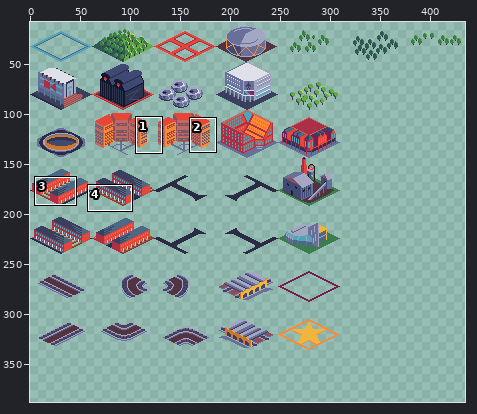
Edited in one commit: pixel-art file (Buildings.aseprite). The picture above shows the old version from afar; the outline marks the close-up.
Close-up. Before the commit:
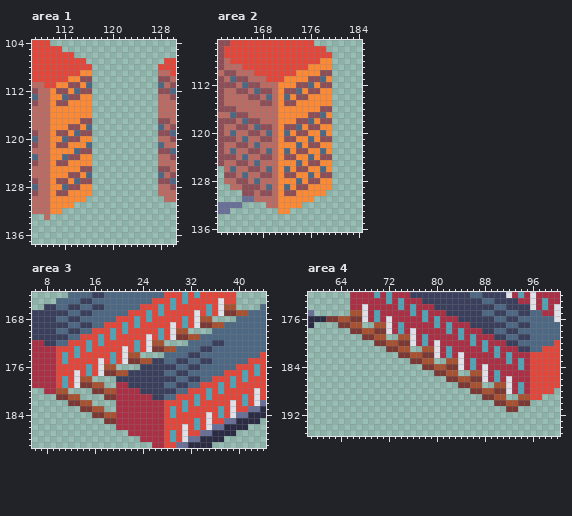
558x432 pixels, 1 frame. Shown: area 1: x 107..130, y 104..137; area 2: x 161..184, y 105..136; area 3: x 6..44, y 164..189; area 4: x 59..100, y 172..195. The wide view leaves out empty margins. The commit also changed other parts of the picture, which this record leaves out.
And afterwards:
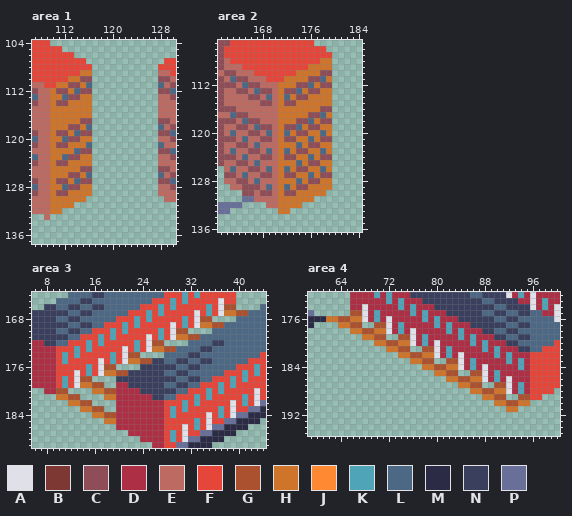
Palette (. is transparent): A #dfe0e8  B #7d3833  C #8f4d57  D #ad2f45  E #bd6a62  F #e64539  G #ab5130  H #cf752b  J #ff8933  K #4fa4b8  L #4c6885  M #2b2b45  N #3a3f5e  P #686f99
Change:
--- area 1, layer "Buildings"
@@ x 108..118 @@
 108 FFFFFFFFF..
-109 FFFFFFFJJ..
-110 FFFFFJJCC..
-111 EFFJJCCJL..
-112 EEJCCJLCC..
-113 EEJJLCCJJ..
-114 EEJCCJJJJ..
-115 EEJJJJJJJ..
-116 EEJJJJJJJ..
-117 EEJJJJJCC..
-118 EEJJJCCJL..
-119 EEJCCJLCC..
-120 EEJJLCCJJ..
-121 EEJCCJJJL..
-122 EEJJJJLCC..
-123 EEJJLCCJJ..
-124 EEJCCJJJJ..
-125 EEJJJJJCC..
-126 EEJJJCCJL..
-127 EEJCCJLCC..
-128 EEJJLCCJJ..
-129 EEJCCJJJJ..
-130 EEJJJJJJ...
-131 EEJJJJ.....
-132 EEJJ.......
+109 FFFFFFFHH..
+110 FFFFFHHCC..
+111 EFFHHCCHL..
+112 EEHCCHLCC..
+113 EEHHLCCHH..
+114 EEHCCHHHH..
+115 EEHHHHHHH..
+116 EEHHHHHHH..
+117 EEHHHHHCC..
+118 EEHHHCCHL..
+119 EEHCCHLCC..
+120 EEHHLCCHH..
+121 EEHCCHHHL..
+122 EEHHHHLCC..
+123 EEHHLCCHH..
+124 EEHCCHHHH..
+125 EEHHHHHCC..
+126 EEHHHCCHL..
+127 EEHCCHLCC..
+128 EEHHLCCHH..
+129 EEHCCHHHH..
+130 EEHHHHHH...
+131 EEHHHH.....
+132 EEHH.......
 133 .E.........
--- area 2, layer "Buildings"
@@ x 169..181 @@
 107 FFFFFFFFFFF..
-108 FFFFFFFFFJJ..
-109 FFFFFFFJJJJ..
-110 FFFFFJJJJCC..
-111 FFFJJJJCCLJ..
-112 EEJJJCCLJCC..
-113 CEJCCLJCCJJ..
-114 LEJLJCCJJJJ..
-115 CEJCCJJJJJJ..
-116 EEJJJJJJJCC..
-117 EEJJJJJCCLJ..
-118 EEJJJCCLJCC..
-119 CEJCCLJCCJJ..
-120 LEJLJCCJJLJ..
-121 CEJCCJJLJCC..
-122 EEJJJLJCCJJ..
-123 LEJLJCCJJLJ..
-124 CEJCCJJLJCC..
-125 EEJJJLJCCJJ..
-126 LEJLJCCJJLJ..
-127 CEJCCJJLJCC..
-128 EEJJJLJCCJJ..
-129 LEJLJCCJJJJ..
-130 CEJCCJJJJJ...
-131 EEJJJJJJ.....
-132 EEJJJJ.......
-133 ..JJ.........
+108 FFFFFFFFFHH..
+109 FFFFFFFHHHH..
+110 FFFFFHHHHCC..
+111 FFFHHHHCCLH..
+112 EEHHHCCLHCC..
+113 CEHCCLHCCHH..
+114 LEHLHCCHHHH..
+115 CEHCCHHHHHH..
+116 EEHHHHHHHCC..
+117 EEHHHHHCCLH..
+118 EEHHHCCLHCC..
+119 CEHCCLHCCHH..
+120 LEHLHCCHHLH..
+121 CEHCCHHLHCC..
+122 EEHHHLHCCHH..
+123 LEHLHCCHHLH..
+124 CEHCCHHLHCC..
+125 EEHHHLHCCHH..
+126 LEHLHCCHHLH..
+127 CEHCCHHLHCC..
+128 EEHHHLHCCHH..
+129 LEHLHCCHHHH..
+130 CEHCCHHHHH...
+131 EEHHHHHH.....
+132 EEHHHH.......
+133 ..HH.........
 134 .............
--- area 3, layer "Buildings"
@@ x 6..44 @@
 166 ..NNLLNNLLNNLLLLLLFFFKFKFFFFFKFAGG....L
-167 NNNNNNLLNNLLLLLLFFFKFKFFFFFAFKFABBGGLLL
+167 NNNNNNLLNNLLLLLLFFFKFKFFFFFAFKFAHHGGLLL
 168 NNNNLLNNLLLLLLFFFKFKFFFFFKFAGG....LLLLL
-169 NNNNNNLLNNLLFFFKFKFFFFFAFKFABBGGLLLLLLL
+169 NNNNNNLLNNLLFFFKFKFFFFFAFKFAHHGGLLLLLLL
 170 NNNNLLNNLLFFFKFKFFFFFKFAGG....LLLLLLLLL
-171 NNNNNNLLFFFKFKFFFFFAFKFABBGGLLLLLLLLLLL
+171 NNNNNNLLFFFKFKFFFFFAFKFAHHGGLLLLLLLLLLL
 172 DDNNLLFFFKFKFFFFFKFAGG....LLLLNNLLLLLLL
-173 DDDDFFFKFKFFFFFAFKFABBGGLLLLNNLLLLLLLLL
+173 DDDDFFFKFKFFFFFAFKFAHHGGLLLLNNLLLLLLLLL
 174 DDDDFKFKFFFFFKFAGG....LLLLNNLLLLLLLLLLF
-175 DDDDFKFFFFFAFKFABBGGNNLLNNLLNNLLLLLLFFF
+175 DDDDFKFFFFFAFKFAHHGGNNLLNNLLNNLLLLLLFFF
 176 DDDDFFFFFKFAGG....NNNNNNLLNNLLLLLLFFFKF
-177 DDDDFFFAFKFABBGGNNNNNNLLNNLLLLLLFFFKFKF
+177 DDDDFFFAFKFAHHGGNNNNNNLLNNLLLLLLFFFKFKF
 178 DDDDFKFAGG....NNNNNNNNNNLLNNLLFFFKFKFFF
-179 DDDDFKFABBGG..DDNNNNNNLLNNLLFFFKFKFFFFF
-180 ..DDGG....BBGGDDDDNNNNNNLLFFFKFKFFFFFAF
-181 ....BBGG....BBDDDDDDNNLLFFFKFKFFFFFKFAF
-182 ......BBGG....DDDDDDDDFFFKFKFFFFFAFKFAP
-183 ........BBGG..DDDDDDDDFKFKFFFFFKFAFFPPM
-184 ..........BBGGDDDDDDDDFKFFFFFAFKFAPPMMM
-185 ............BBDDDDDDDDFFFFFKFAFFPPMMMM.
+179 DDDDFKFAHHGG..DDNNNNNNLLNNLLFFFKFKFFFFF
+180 ..DDGG....HHGGDDDDNNNNNNLLFFFKFKFFFFFAF
+181 ....HHGG....HHDDDDDDNNLLFFFKFKFFFFFKFAF
+182 ......HHGG....DDDDDDDDFFFKFKFFFFFAFKFAP
+183 ........HHGG..DDDDDDDDFKFKFFFFFKFAFFPPM
+184 ..........HHGGDDDDDDDDFKFFFFFAFKFAPPMMM
+185 ............HHDDDDDDDDFFFFFKFAFFPPMMMM.
 186 ..............DDDDDDDDFFFAFKFAPPMMMM...
--- area 4, layer "Buildings"
@@ x 59..100 @@
 175 P......GGADKDDDDDKDKDDDNNNNNNLLNNLLNNLLDDA
-176 MMMBBGGBBADKDADDDDDKDKDDDNNNNNNLLNNLLLLLLA
-177 M....BBGG..GGADKDDDDDKDKDDDNNNNNNLLNNLLLLL
-178 .......BBGGBBADKDADDDDDKDKDDDNNLLNNLLLLLLL
-179 .........BBGG..GGADKDDDDDKDKDDDNNLLNNLLLLL
-180 ...........BBGGBBADKDADDDDDKDKDDDNNLLLLLLF
-181 .............BBGG..GGADKDDDDDKDKDDDNNLLFFF
-182 ...............BBGGBBADKDADDDDDKDKDDDFFFFF
-183 .................BBGG..GGADKDDDDDKDKDFFFFF
-184 ...................BBGGBBADKDADDDDDKDFFFFF
-185 .....................BBGG..GGADKDDDDDFFFFF
-186 .......................BBGGBBADKDADDDFFFFF
-187 .........................BBGG..GGADKDFFFFF
-188 ...........................BBGGBBADKDFFFF.
-189 .............................BBGG..GGFF...
-190 ...............................BBGGBB.....
-191 .................................BB.......
+176 MMMHHGGHHADKDADDDDDKDKDDDNNNNNNLLNNLLLLLLA
+177 M....HHGG..GGADKDDDDDKDKDDDNNNNNNLLNNLLLLL
+178 .......HHGGHHADKDADDDDDKDKDDDNNLLNNLLLLLLL
+179 .........HHGG..GGADKDDDDDKDKDDDNNLLNNLLLLL
+180 ...........HHGGHHADKDADDDDDKDKDDDNNLLLLLLF
+181 .............HHGG..GGADKDDDDDKDKDDDNNLLFFF
+182 ...............HHGGHHADKDADDDDDKDKDDDFFFFF
+183 .................HHGG..GGADKDDDDDKDKDFFFFF
+184 ...................HHGGHHADKDADDDDDKDFFFFF
+185 .....................HHGG..GGADKDDDDDFFFFF
+186 .......................HHGGHHADKDADDDFFFFF
+187 .........................HHGG..GGADKDFFFFF
+188 ...........................HHGGHHADKDFFFF.
+189 .............................HHGG..GGFF...
+190 ...............................HHGGHH.....
+191 .................................HH.......
 192 ..........................................
